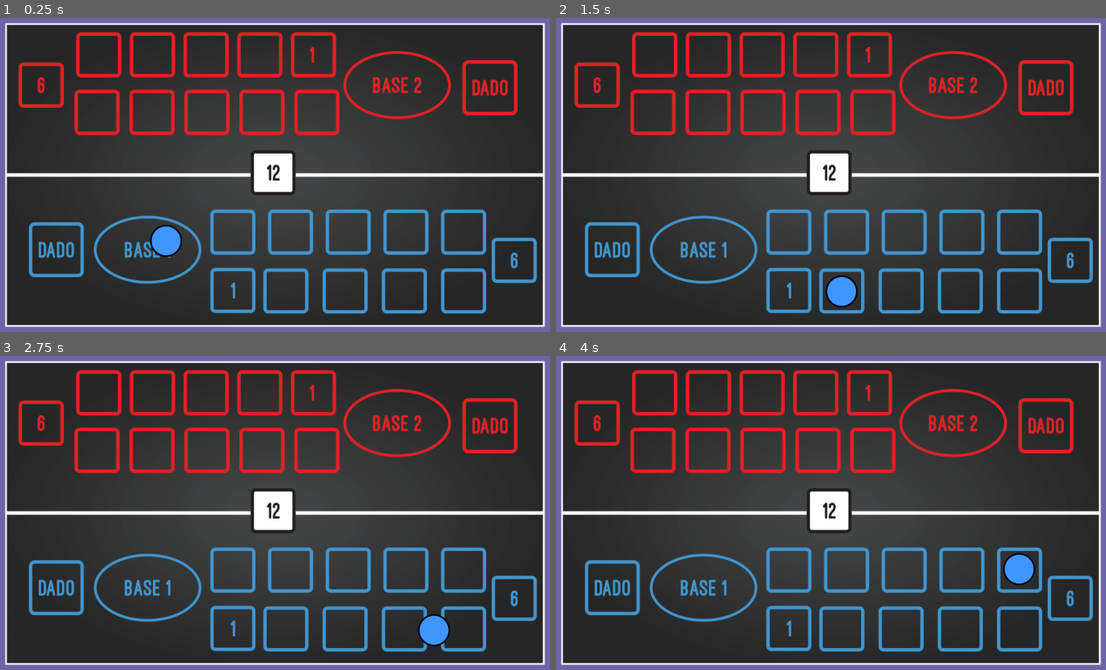
Above: before the commit, frames 1-4 (two rows, left to right).
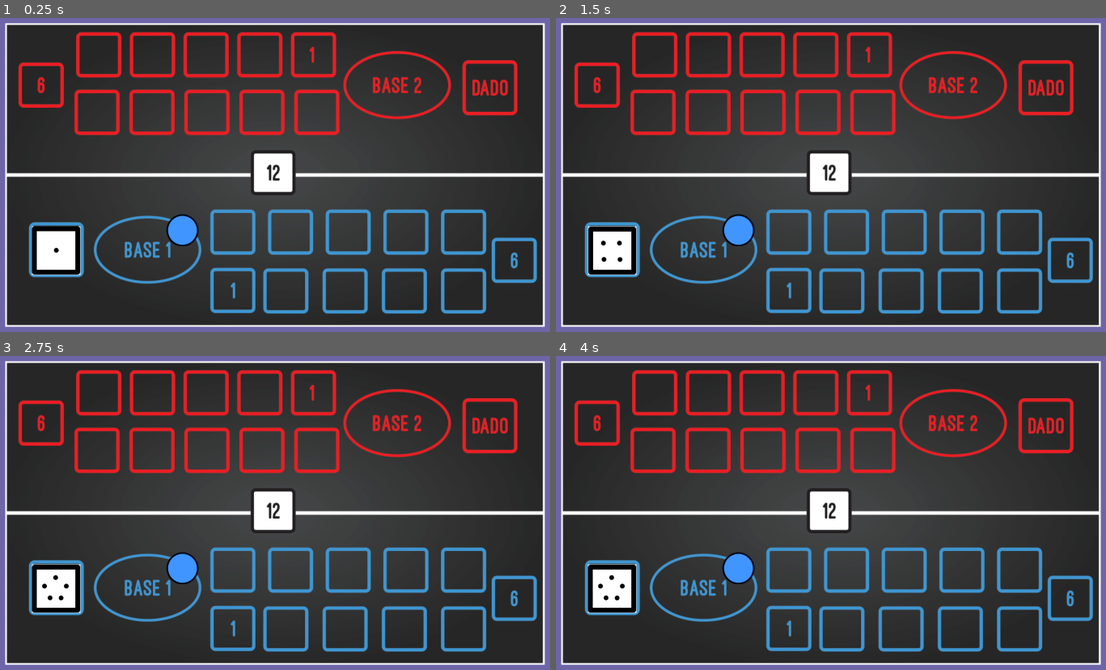
Above: after the commit, the same moments.

Repository: AceSkyes/projetotg_jogodetabuleiro
Game: Godot game, scene res://Cenas/partida.tscn
The game is run twice, just before and just after one commit, with the same random seed, the same clock (stepped at 60 frames per second) and the same inputs. This scene is started directly instead of the project's main scene.
Inputs:
- Up to frame 1 (0.25 s): no input
- Up to frame 2 (1.5 s): tap Enter (ui_accept) at 0.5, 0.6, 0.77, 1.07, 1.35 s
- Up to frame 3 (2.75 s): tap Enter (ui_accept) at 1.52, 1.82, 2.1 s
- Up to frame 4 (4 s): tap Enter (ui_accept) at 2.85, 3.02, 3.32, 3.6, 3.77 s

The runs differ from the first frame. In frame 1, 2.1% of the frame differs, in the area x 5-37%, y 62-82%; in frame 2, 2.3%; in frame 3, 2.3%; in frame 4, 2.3%, in the area x 5-88%, y 62-82%.

Commit message:
Movimentação pt2

Diff:
--- /dev/null
+++ b/Cenas/dado.gd
@@ -0,0 +1,37 @@
+extends Sprite2D
+
+@onready var rolar : AnimationPlayer = $AnimationPlayer
+@onready var timer : Timer = $Timer
+var ultimoval
+signal dado_rolado(ultimoval)
+
+
+func _ready() -> void:
+	pass
+func _process(delta: float) -> void:
+	pass
+
+
+func _unhandled_input(event: InputEvent) -> void:
+	if Input.is_action_just_pressed("ui_accept"):
+		rolar.play("Rolagem")
+		timer.start()
+
+func _on_timer_timeout() -> void:
+	ultimoval = 	randi_range(1,6)
+	match ultimoval:
+		1:
+			rolar.play("face1")
+		2:
+			rolar.play("face2")
+		3:
+			rolar.play("face3")
+		4:
+			rolar.play("face4")
+		5:
+			rolar.play("face5")
+		6:
+			rolar.play("face6")
+		_:
+			print("programador burro")
+	emit_signal("dado_rolado", ultimoval)
--- /dev/null
+++ b/Cenas/dado.tscn
@@ -0,0 +1,161 @@
+[gd_scene load_steps=12 format=3 uid="uid://bcepyh71cd44p"]
+
+[ext_resource type="Texture2D" uid="uid://bdolqgcn375sm" path="res://Recursos/Imagens/dado.png" id="1_q8uet"]
+[ext_resource type="Script" path="res://Cenas/dado.gd" id="2_hpwqb"]
+
+[sub_resource type="Animation" id="Animation_km4sw"]
+resource_name = "Rolagem"
+length = 0.6
+loop_mode = 1
+step = 0.1
+tracks/0/type = "value"
+tracks/0/imported = false
+tracks/0/enabled = true
+tracks/0/path = NodePath(".:frame")
+tracks/0/interp = 1
+tracks/0/loop_wrap = true
+tracks/0/keys = {
+"times": PackedFloat32Array(0, 0.1, 0.2, 0.3, 0.4, 0.5),
+"transitions": PackedFloat32Array(1, 1, 1, 1, 1, 1),
+"update": 1,
+"values": [0, 1, 2, 3, 4, 5]
+}
+
+[sub_resource type="Animation" id="Animation_fryib"]
+length = 0.001
+tracks/0/type = "value"
+tracks/0/imported = false
+tracks/0/enabled = true
+tracks/0/path = NodePath(".:frame")
+tracks/0/interp = 1
+tracks/0/loop_wrap = true
+tracks/0/keys = {
+"times": PackedFloat32Array(0),
+"transitions": PackedFloat32Array(1),
+"update": 1,
+"values": [0]
+}
+
+[sub_resource type="Animation" id="Animation_pcy6p"]
+resource_name = "face1"
+step = 0.1
+tracks/0/type = "value"
+tracks/0/imported = false
+tracks/0/enabled = true
+tracks/0/path = NodePath(".:frame")
+tracks/0/interp = 1
+tracks/0/loop_wrap = true
+tracks/0/keys = {
+"times": PackedFloat32Array(0),
+"transitions": PackedFloat32Array(1),
+"update": 1,
+"values": [0]
+}
+
+[sub_resource type="Animation" id="Animation_gon07"]
+resource_name = "face2"
+step = 0.1
+tracks/0/type = "value"
+tracks/0/imported = false
+tracks/0/enabled = true
+tracks/0/path = NodePath(".:frame")
+tracks/0/interp = 1
+tracks/0/loop_wrap = true
+tracks/0/keys = {
+"times": PackedFloat32Array(0),
+"transitions": PackedFloat32Array(1),
+"update": 1,
+"values": [1]
+}
+
+[sub_resource type="Animation" id="Animation_md6kp"]
+resource_name = "face3"
+step = 0.1
+tracks/0/type = "value"
+tracks/0/imported = false
+tracks/0/enabled = true
+tracks/0/path = NodePath(".:frame")
+tracks/0/interp = 1
+tracks/0/loop_wrap = true
+tracks/0/keys = {
+"times": PackedFloat32Array(0),
+"transitions": PackedFloat32Array(1),
+"update": 1,
+"values": [2]
+}
+
+[sub_resource type="Animation" id="Animation_h25oa"]
+resource_name = "face4"
+step = 0.1
+tracks/0/type = "value"
+tracks/0/imported = false
+tracks/0/enabled = true
+tracks/0/path = NodePath(".:frame")
+tracks/0/interp = 1
+tracks/0/loop_wrap = true
+tracks/0/keys = {
+"times": PackedFloat32Array(0),
+"transitions": PackedFloat32Array(1),
+"update": 1,
+"values": [3]
+}
+
+[sub_resource type="Animation" id="Animation_citip"]
+resource_name = "face5"
+step = 0.1
+tracks/0/type = "value"
+tracks/0/imported = false
+tracks/0/enabled = true
+tracks/0/path = NodePath(".:frame")
+tracks/0/interp = 1
+tracks/0/loop_wrap = true
+tracks/0/keys = {
+"times": PackedFloat32Array(0),
+"transitions": PackedFloat32Array(1),
+"update": 1,
+"values": [4]
+}
+
+[sub_resource type="Animation" id="Animation_fs34e"]
+resource_name = "face6"
+step = 0.1
+tracks/0/type = "value"
+tracks/0/imported = false
+tracks/0/enabled = true
+tracks/0/path = NodePath(".:frame")
+tracks/0/interp = 1
+tracks/0/loop_wrap = true
+tracks/0/keys = {
+"times": PackedFloat32Array(0),
+"transitions": PackedFloat32Array(1),
+"update": 1,
+"values": [5]
+}
+
+[sub_resource type="AnimationLibrary" id="AnimationLibrary_7x1qn"]
+_data = {
+"RESET": SubResource("Animation_fryib"),
+"Rolagem": SubResource("Animation_km4sw"),
+"face1": SubResource("Animation_pcy6p"),
+"face2": SubResource("Animation_gon07"),
+"face3": SubResource("Animation_md6kp"),
+"face4": SubResource("Animation_h25oa"),
+"face5": SubResource("Animation_citip"),
+"face6": SubResource("Animation_fs34e")
+}
+
+[node name="Dado" type="Sprite2D"]
+texture = ExtResource("1_q8uet")
+hframes = 6
+script = ExtResource("2_hpwqb")
+
+[node name="AnimationPlayer" type="AnimationPlayer" parent="."]
+libraries = {
+"": SubResource("AnimationLibrary_7x1qn")
+}
+
+[node name="Timer" type="Timer" parent="."]
+wait_time = 1.2
+one_shot = true
+
+[connection signal="timeout" from="Timer" to="." method="_on_timer_timeout"]
--- a/Cenas/partida.tscn
+++ b/Cenas/partida.tscn
@@ -1,8 +1,9 @@
-[gd_scene load_steps=4 format=3 uid="uid://oxb4qxyo25t1"]
+[gd_scene load_steps=5 format=3 uid="uid://oxb4qxyo25t1"]
 
 [ext_resource type="Texture2D" uid="uid://ceyx0e8u2huwk" path="res://Recursos/Imagens/base_jogo-1.png" id="1_s5v0m"]
 [ext_resource type="Script" path="res://Scripts/partida.gd" id="1_x8d04"]
 [ext_resource type="PackedScene" uid="uid://hq0k2g6kbps4" path="res://Cenas/jogadorazul.tscn" id="2_g3eys"]
+[ext_resource type="PackedScene" uid="uid://bcepyh71cd44p" path="res://Cenas/dado.tscn" id="4_psekw"]
 
 [node name="Partida" type="Node2D" node_paths=PackedStringArray("campos")]
 script = ExtResource("1_x8d04")
@@ -97,3 +98,9 @@
 
 [node name="BaseVermelha" type="Marker2D" parent="."]
 position = Vector2(1108, 226)
+
+[node name="Dado" parent="." instance=ExtResource("4_psekw")]
+position = Vector2(259, 637)
+scale = Vector2(0.75, 0.75)
+
+[connection signal="dado_rolado" from="Dado" to="." method="_on_dado_dado_rolado"]
--- a/Scripts/partida.gd
+++ b/Scripts/partida.gd
@@ -2,18 +2,28 @@
 
 @onready var j1 : Node2D = $Node2D
 @onready var c1 : Marker2D = $c1
+@onready var dado := $Dado
 @export var campos : Array[Node]
 
-var movp1 : int = 0
-var mover = create_tween()
+var movp1 : int = 1
+var maxmov : int = 24
 
 func _ready() -> void:
-	mover.tween_property(j1, "position", campos[movp1].position, 0.5)
-	movp1 = movp1 + 1
+	#mover.tween_property(j1, "position", campos[movp1].position, 0.5)
+	#movp1 += 1
 	pass
 
 func _process(delta: float) -> void:
-	while movp1 < 25:
+	#while movp1 <= maxmov:
+		#mover.tween_property(j1, "position", campos[movp1].position, 0.5)
+		#movp1 +=1
+	pass
+
+
+func _on_dado_dado_rolado(ultimoval: Variant) -> void:
+	var mover = create_tween()
+	print(ultimoval)
+	while ultimoval != 0:
 		mover.tween_property(j1, "position", campos[movp1].position, 0.5)
-		movp1 = movp1 + 1
-	pass
+		movp1 += 1
+		ultimoval -=1
Binary file added: Recursos/Imagens/dado.png
Not shown, added: Recursos/Imagens/dado.png.import
